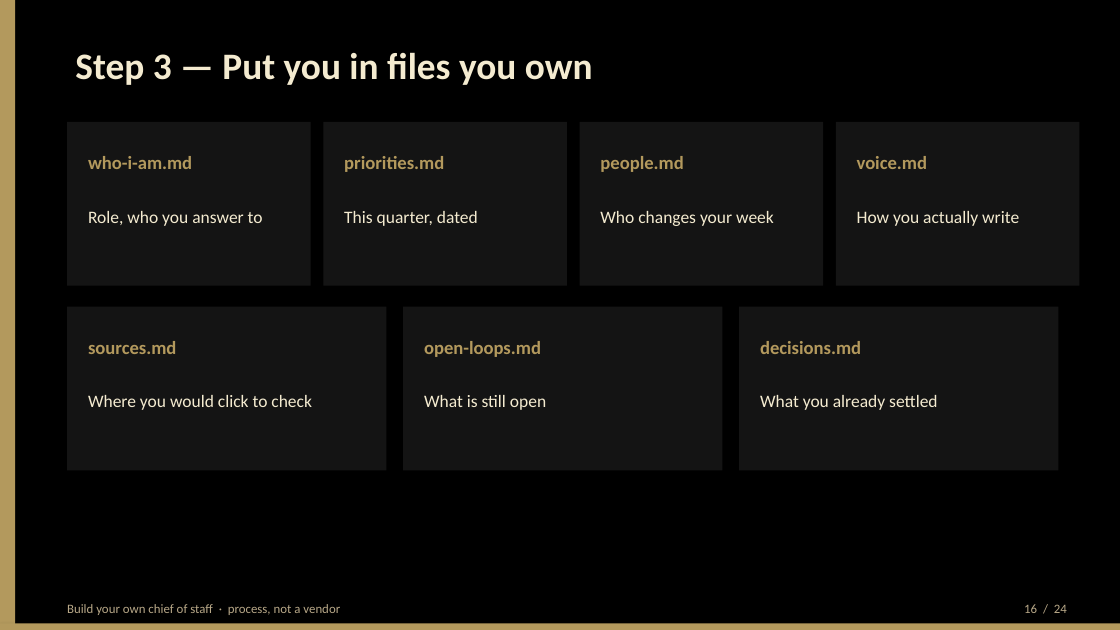
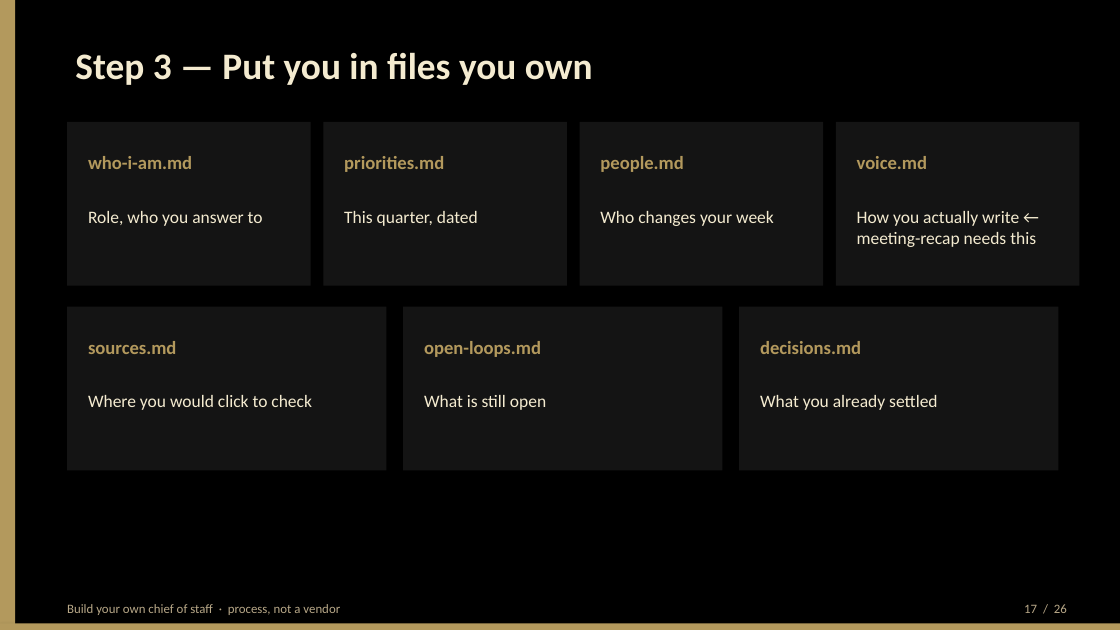
Before and after one commit to BittahCriminal/build-your-own-chief-of-staff, a slide deck: slide 17 of slides/building-your-own-chief-of-staff.pptx (slide 16 before the commit). Drawn at 1120x630 pixels with LibreOffice and Linux fonts; fonts in the diff are those of the drawing. Boxes give left, top, right and bottom in pixels: in the first picture for what was removed or moved away, otherwise in the second. Text is boxed around its words. In the diff, an @@ line names an element or a change of style, - is before the commit and + after.

```diff
--- a/slides/building-your-own-chief-of-staff.pptx
+++ b/slides/building-your-own-chief-of-staff.pptx
@@ text at (857, 211, 1036, 247): text changed @@
-How you actually write
+How you actually write ← meeting-recap needs this
@@ text at (1024, 604, 1067, 613): text changed @@
-16 / 24
+17 / 26
```
Also in this commit, not shown: 22 other slides changed, 3 slides added, 1 slide removed, 8 other files.
